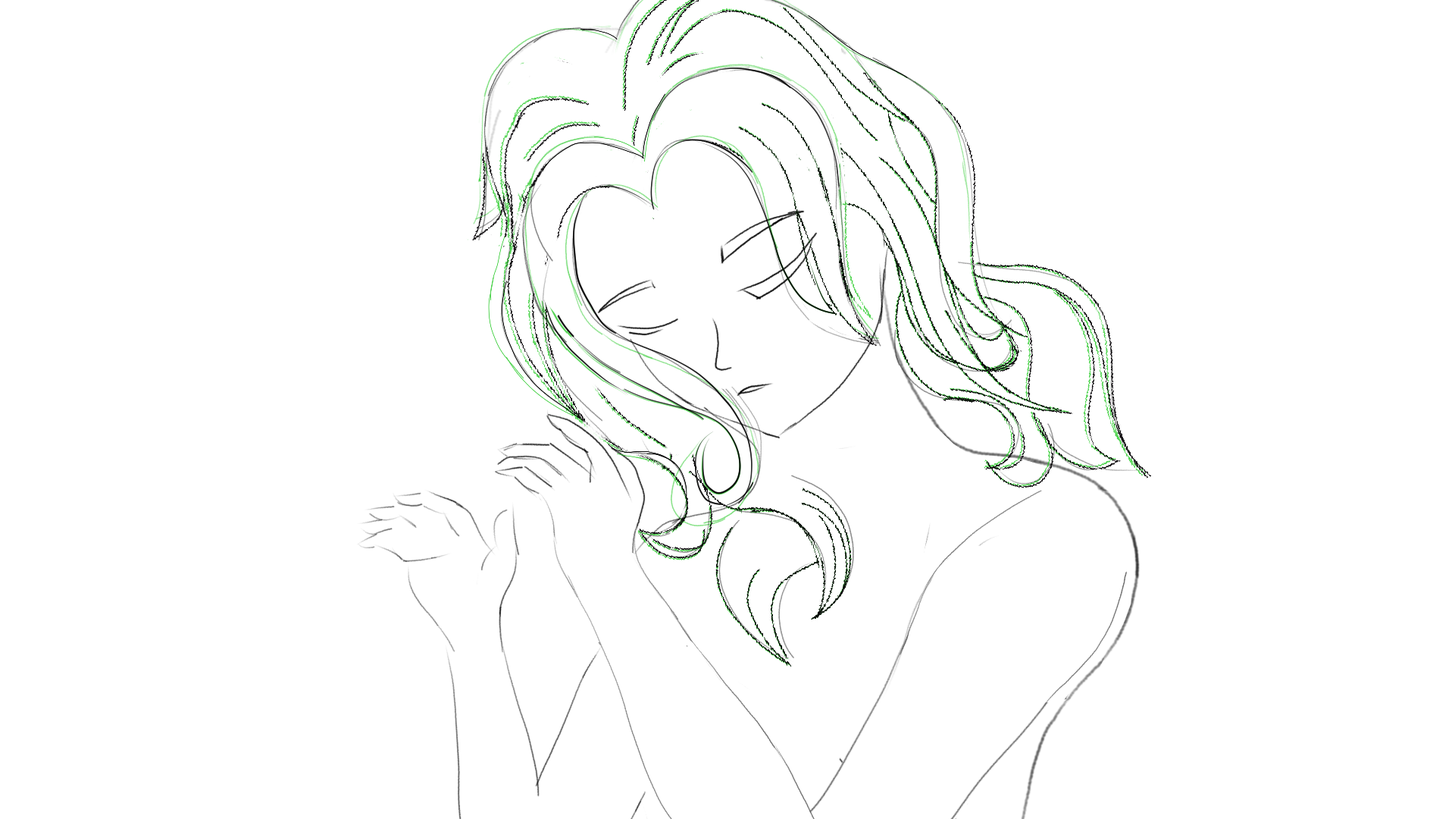
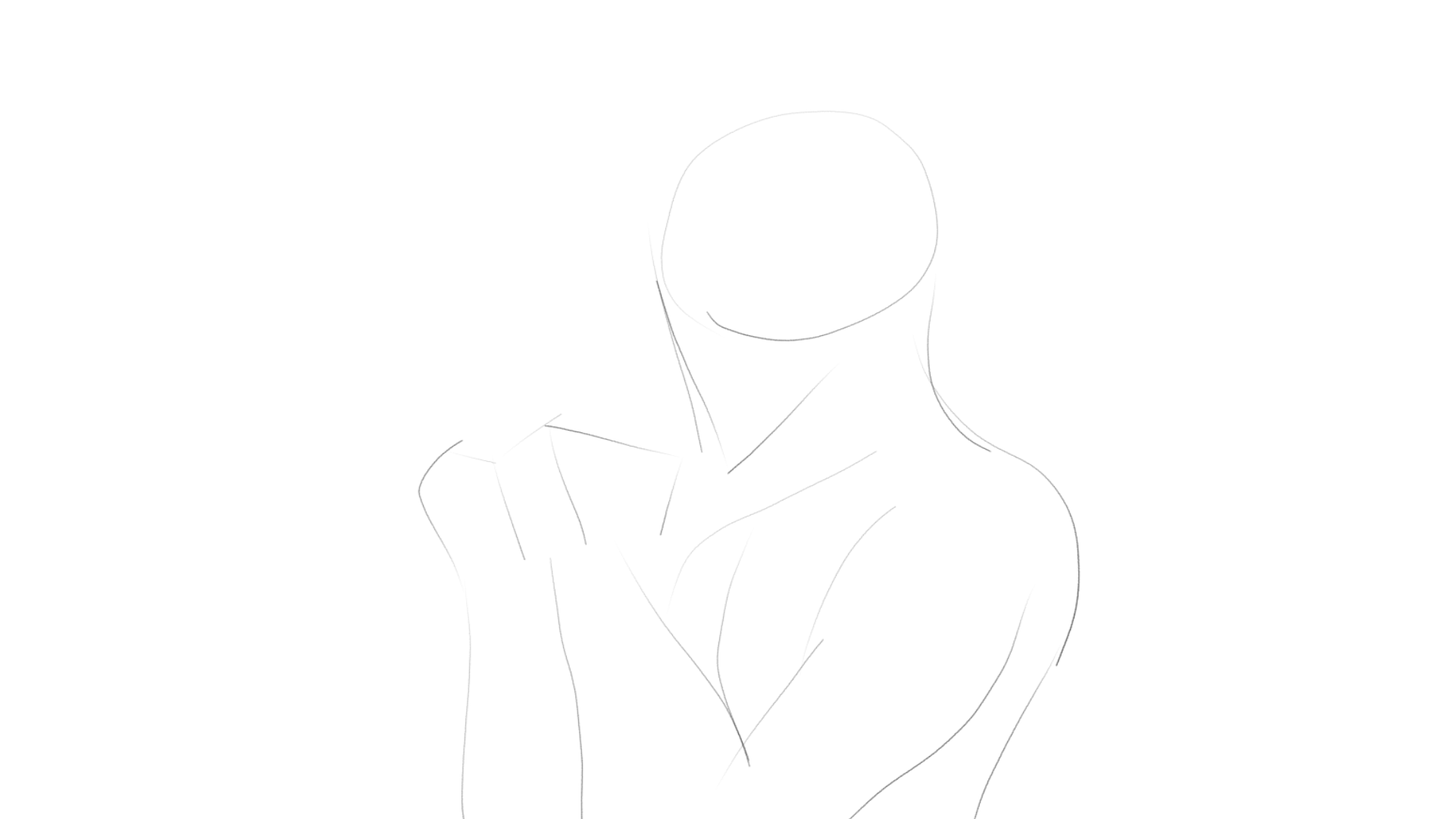
Layer changes from the first (1455, 819) image to the second:
painted on "Body_and_Left_hand" over [357, 0, 1116, 819]
